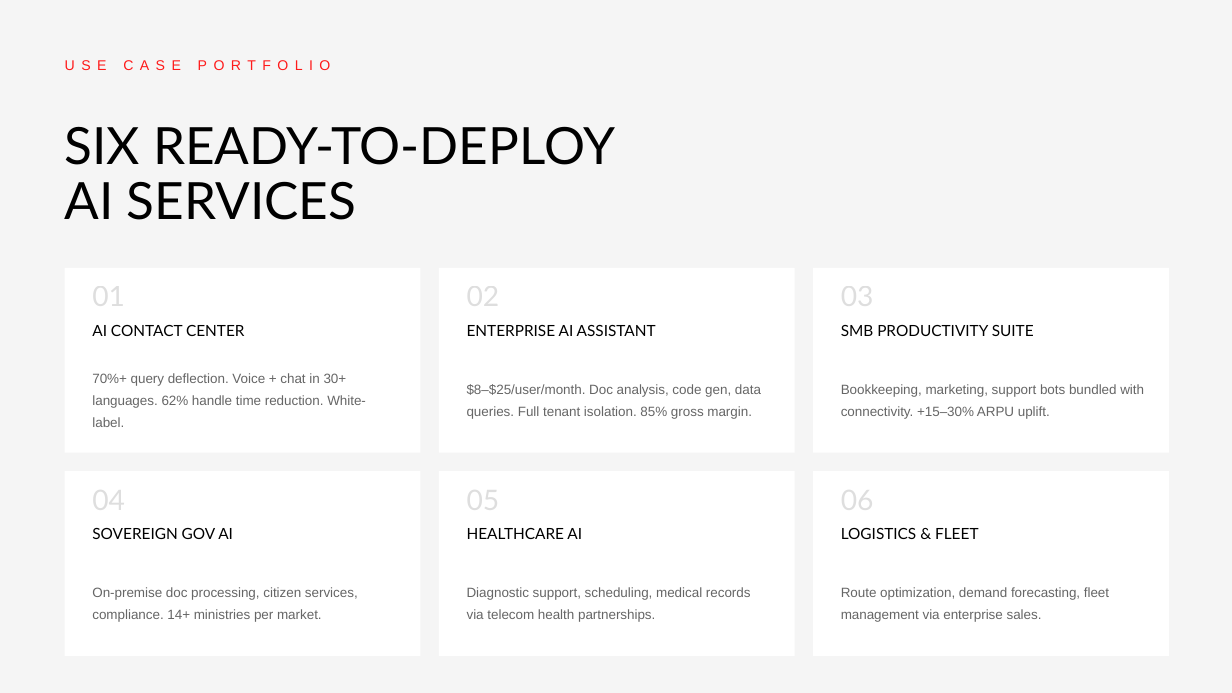
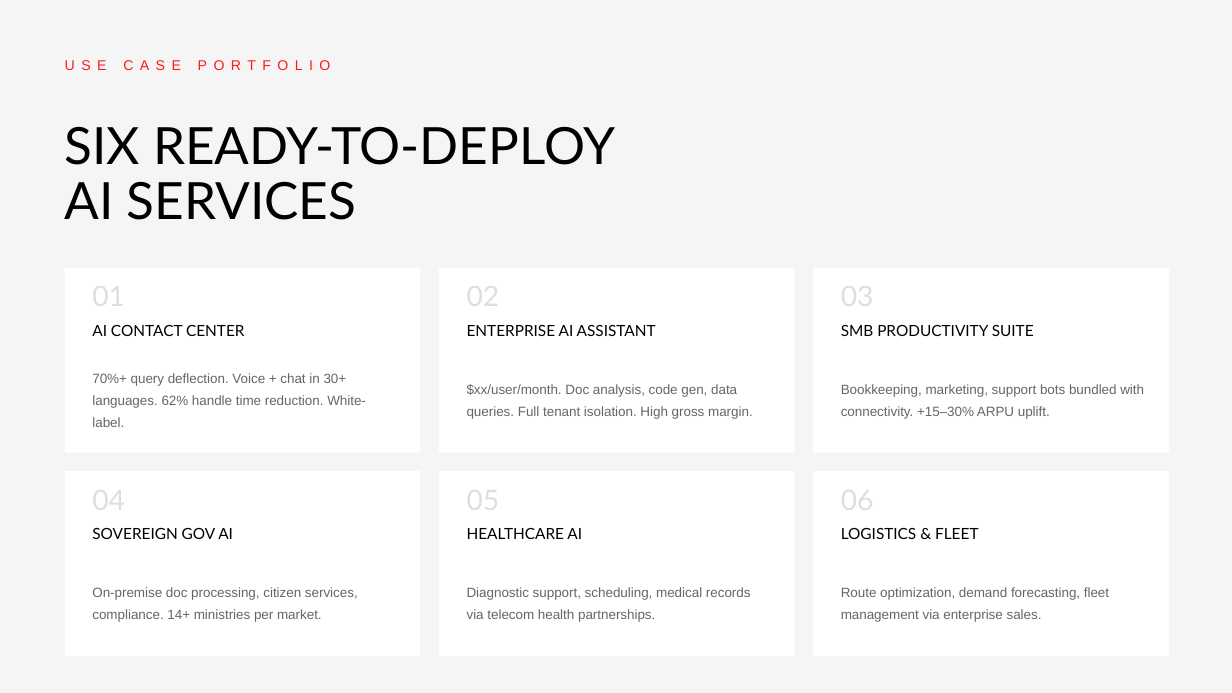
Before and after one commit to chernikovtech/telecom-ai-pitch, a slide deck: slide 13 of public/telecom-ai-strategy-deck.pptx. Drawn at 1232x693 pixels with LibreOffice and Linux fonts; fonts in the diff are those of the drawing. Boxes give left, top, right and bottom in pixels: in the first picture for what was removed or moved away, otherwise in the second. Text is boxed around its words. In the diff, an @@ line names an element or a change of style, - is before the commit and + after.

```diff
--- a/public/telecom-ai-strategy-deck.pptx
+++ b/public/telecom-ai-strategy-deck.pptx
@@ text at (467, 384, 753, 419): text changed @@
-$8–$25/user/month. Doc analysis, code gen, data queries. Full tenant isolation. 85% gross margin.
+$xx/user/month. Doc analysis, code gen, data queries. Full tenant isolation. High gross margin.
```
Also in this commit, not shown: 6 other slides changed, 3 other files.
